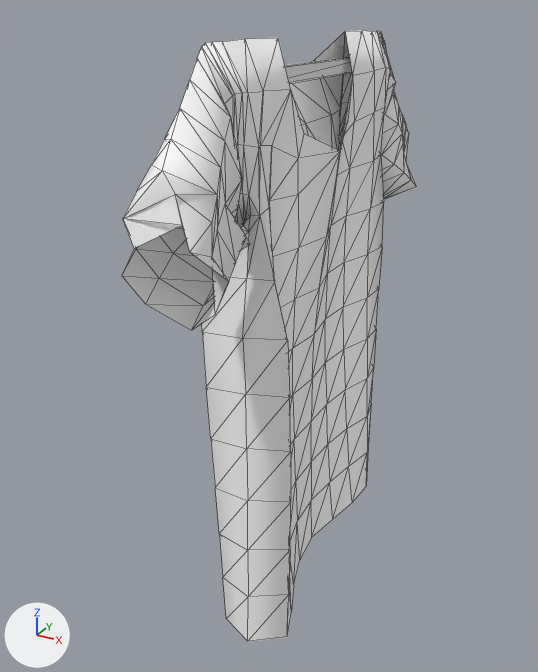
Renders of the glTF model assets/clothmodel.glb from each side of a commit.
Camera for both pictures: a 50 mm camera at (1.7, -3.51, 1.54) aimed at (-0.17, -0.11, -0.16). Arrows for +X, +Y and +Z are at lower left; the lights stay in place. The first picture is the older version. Mesh edges are drawn as thin lines. Vertices at exactly the same position are counted once.
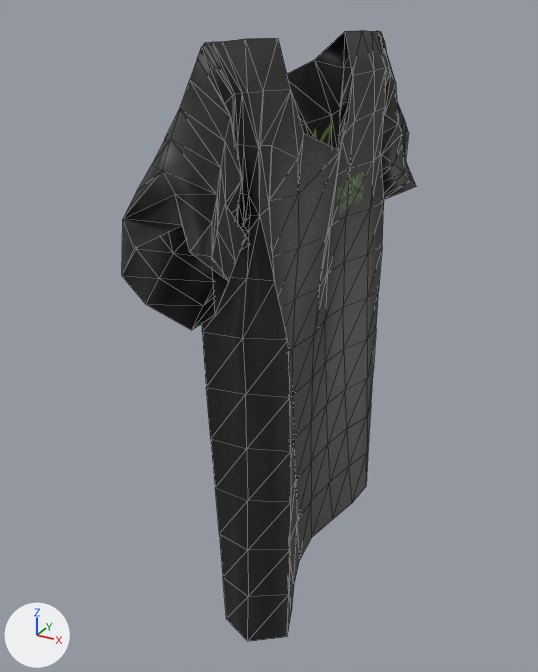
Changed parts and their boxes [x1, y1, x2, y2] in the pictures (538 x 672 px):
'Cube', surface changed (grey to black): [122, 30, 416, 642] in both
'Cube.001', deleted: before [285, 57, 352, 83]

The change, as a list of edits to the scene's bpy script:
```text
Add img_kaos2_png:
    img_kaos2_png = load_image('kaos2 png', '_unpacked/kaos2_png', 1024, 1024, 'sRGB')
Change mat_material:
    mat_material.texture: img_kaos_png -> img_kaos2_png
Change me_cube:
    used by ob_cube; location = (0.0, 0.0, 0.0); rotation_euler = (3.142, 0.0, 0.0), in degrees (180, 0, 0)
    remove me_cube.from_pydata(...)  # 380 vertices, 716 faces; spans x -0.31..0.33, y -1.51..1.43, z -1.43..1.56
    add me_cube.from_pydata(...)  # 380 vertices, 716 faces; spans x -1.07..0.99, y -1.55..1.65, z -1.1..1.01
    me_cube part 1: the whole mesh is scaled about the mesh origin by (-3.22, -1.09, -0.705)
Change ob_cube:
    ob_cube.scale: (1.0, 1.0, 1.0) -> (-0.311, -0.919, -1.42)
Remove ob_cube_001:
    ob_cube_001 = bpy.data.objects.new('Cube.001', me_cube_001)
    ob_cube_001.location = (0.0, 0.0, 1.257)
    ob_cube_001.rotation_euler = (3.142, 0.0, 0.0)  # degrees (180, 0, 0)
    ob_cube_001.scale = (-0.0238, -0.875, -0.0377)
```
